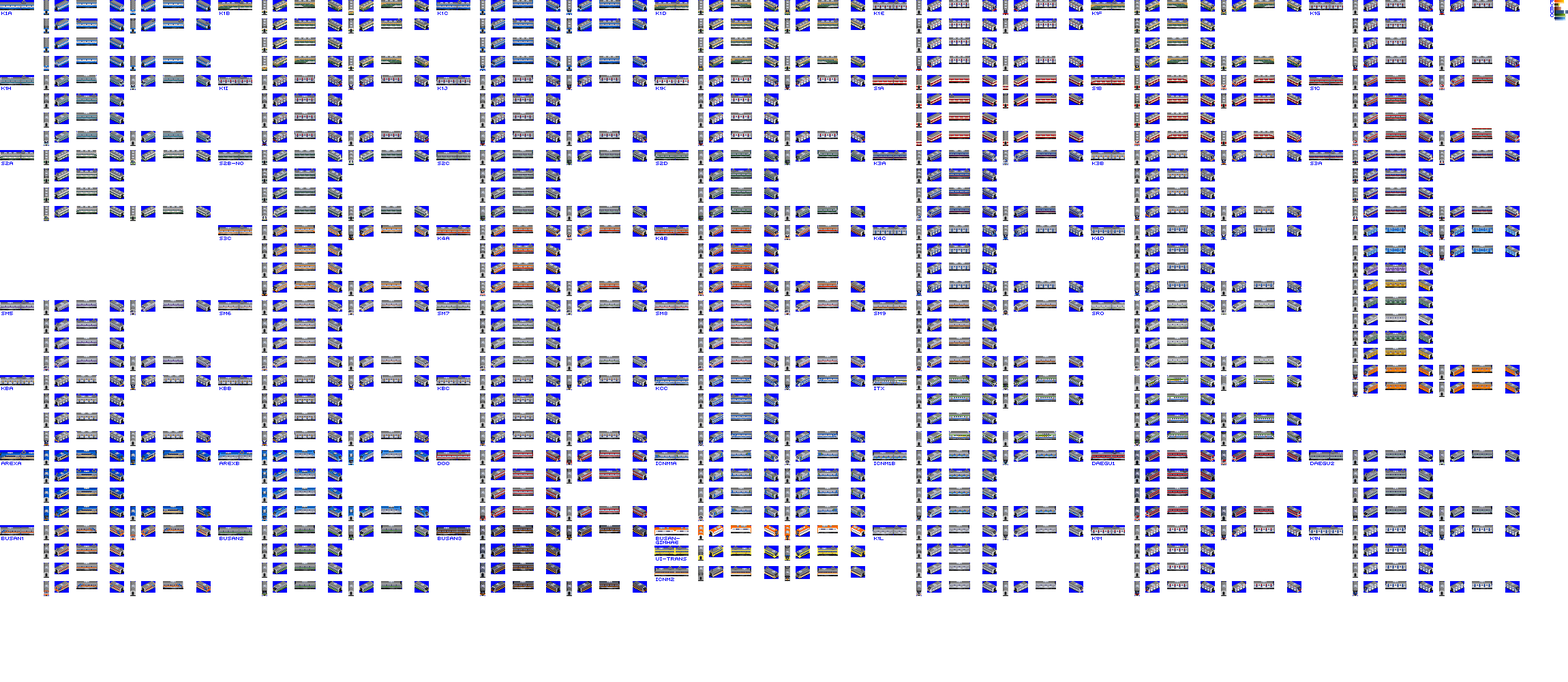
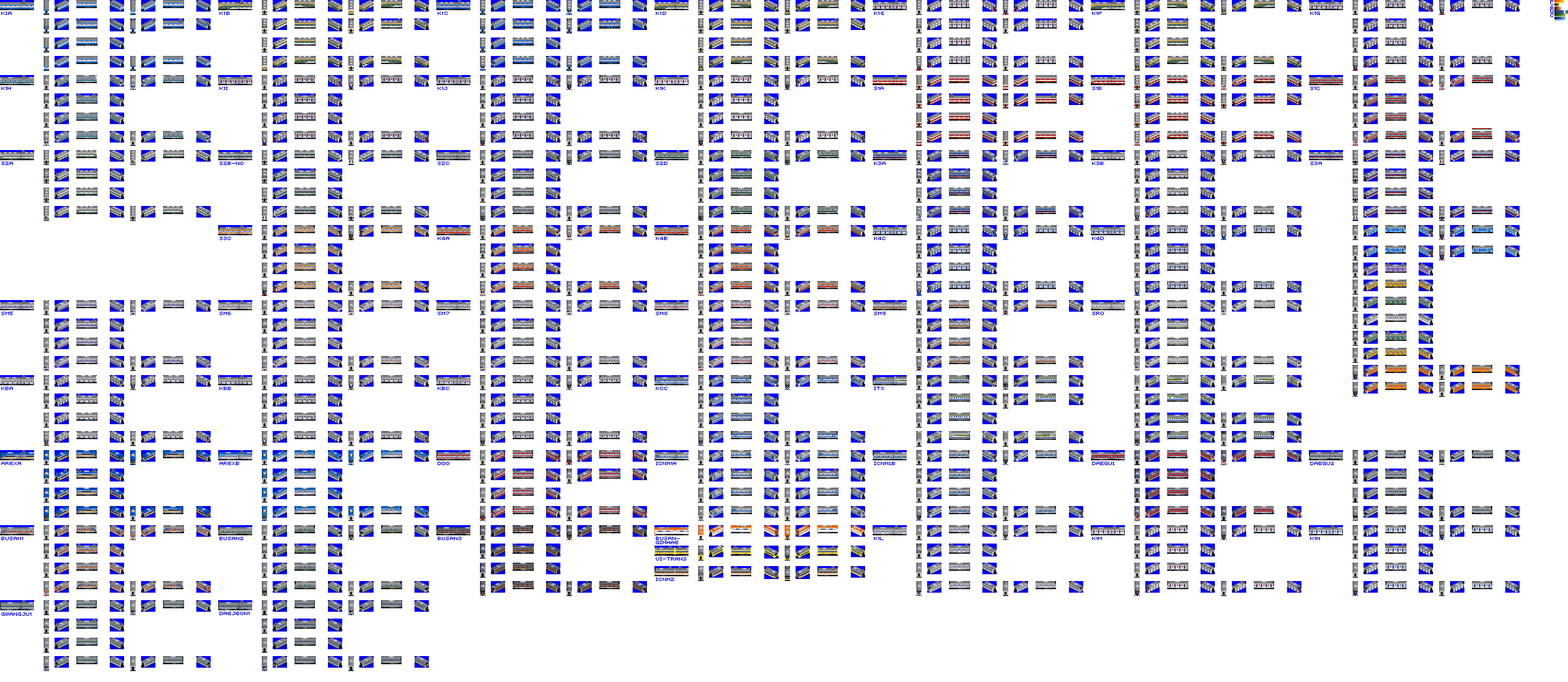
Layers edited between the first and the second w=1568, h=682 image:
showed group "TEMPLATES" (2 layers) over box(0, 599, 429, 671)
painted on "Sprite" over box(0, 599, 429, 671)
